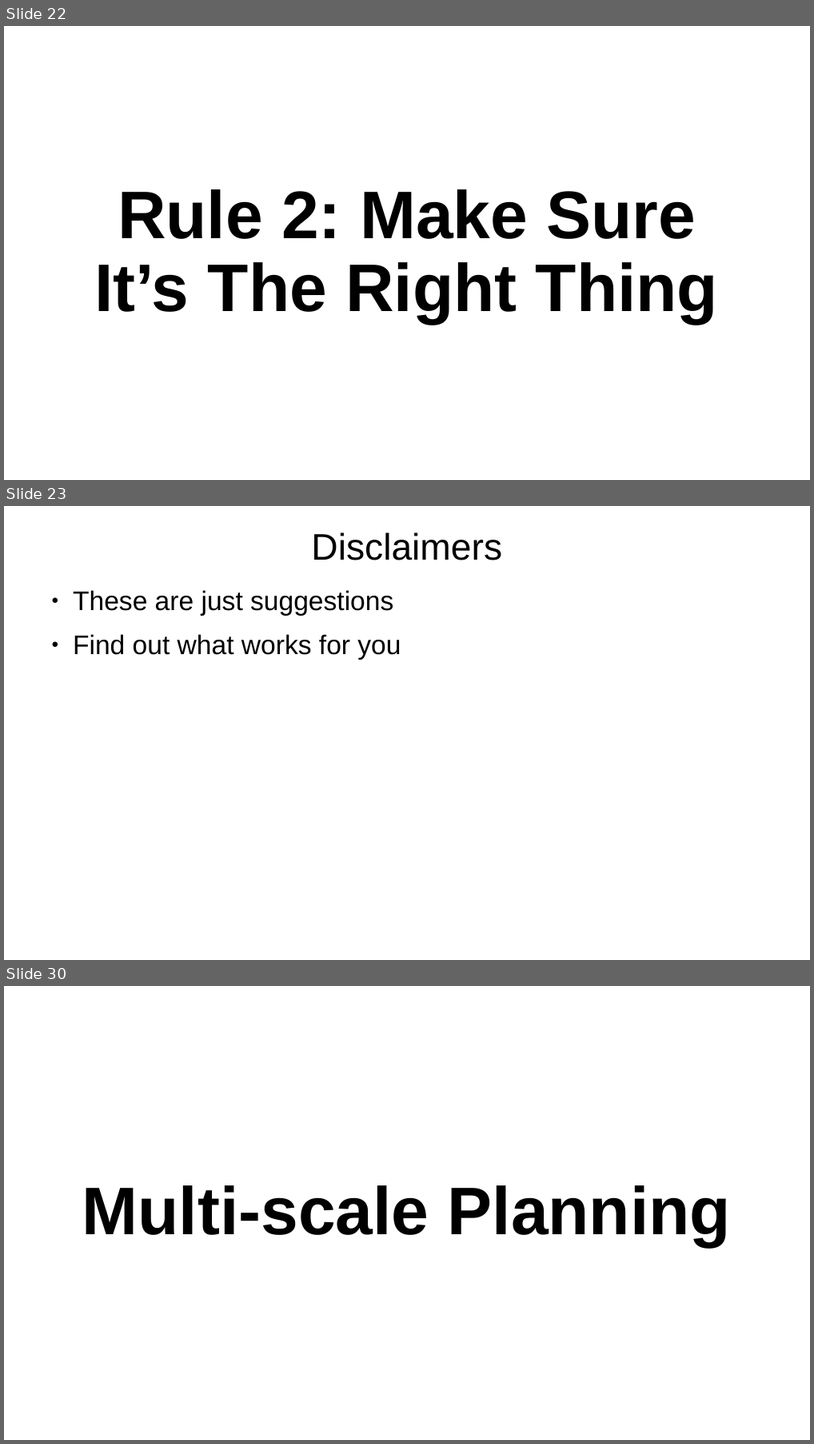
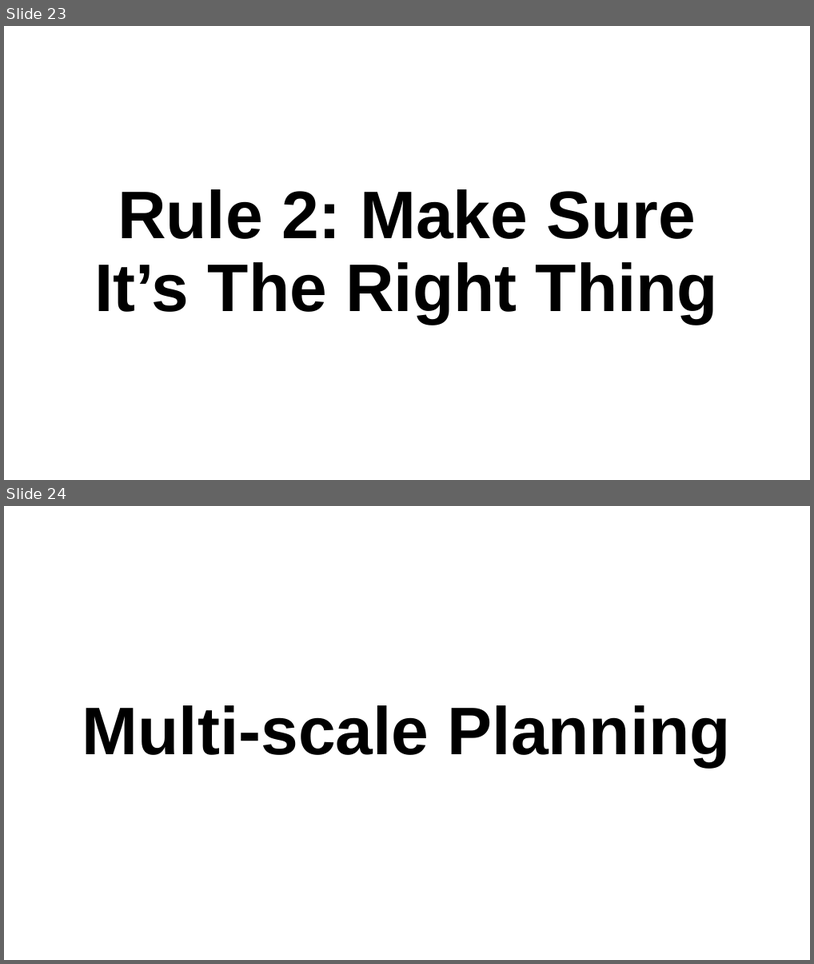
Before and after one commit to arnegevaert/SC26, a slide deck: personal_effectiveness.odp. Shown one above the other, each under a label of ours: slides 22, 23 and 30 before the commit, slides 23 and 24 after it; the slides between them are not shown. The pictures are 814x1444 and 814x964 pixels, drawn with LibreOffice and Linux fonts; fonts in the diff are those of the drawing. Boxes give left, top, right and bottom in pixels: in the first picture for what was removed or moved away, otherwise in the second. Text is boxed around its words. In the diff, an @@ line names an element or a change of style, - is before the commit and + after.

```diff
--- a/personal_effectiveness.odp
+++ b/personal_effectiveness.odp
@@ slide 23 removed at [4,506,810,960], background #FFFFFF @@
@@ title removed at [311,532,502,560] @@
-Disclaimers
@@ text removed at [73,590,401,660] @@
-● These are just suggestions
-● Find out what works for you
@@ what was slide 22 is now slide 23 @@
@@ what was slide 30 is now slide 24 @@
```
Also in this commit, not shown: 7 slides changed, 14 slides added, 4 other slides removed.
